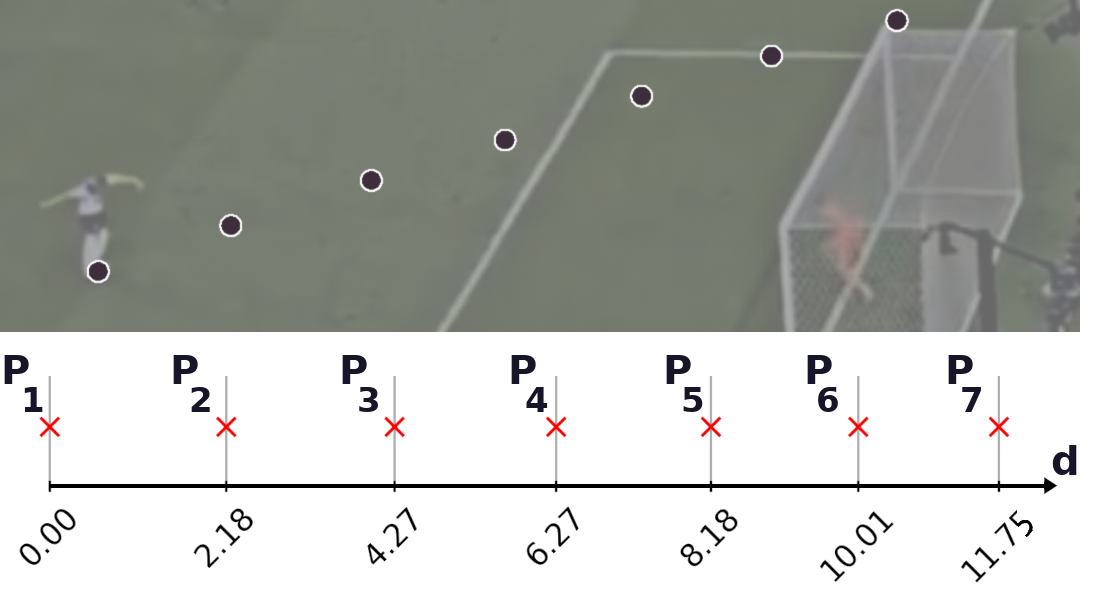
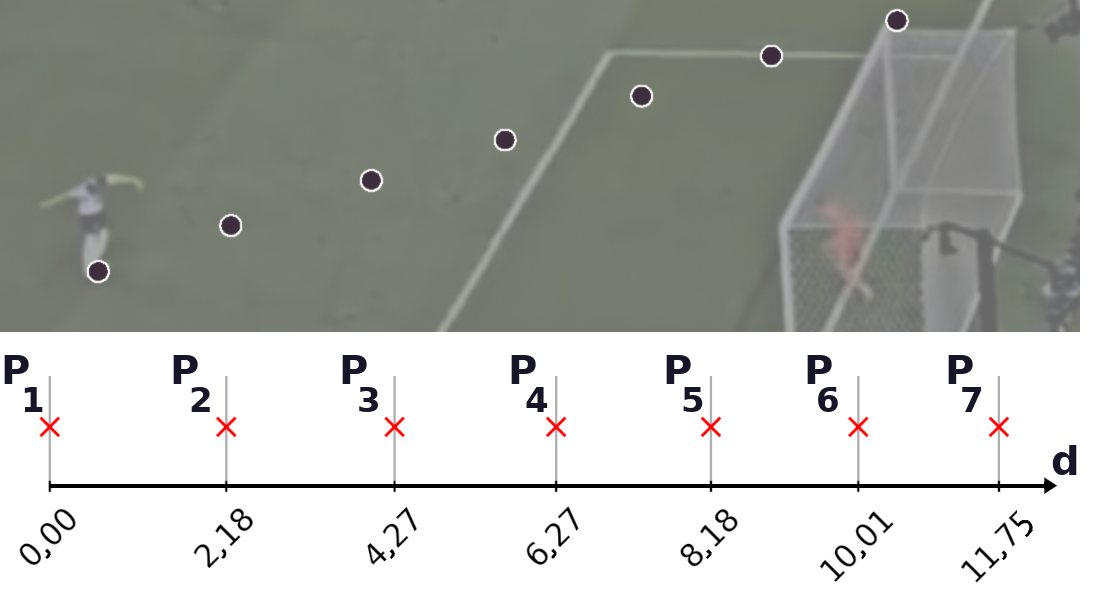
Revision of a layered (1100, 593) image; what changed, layer by layer:
painted on "position_balle_penalty.png" over box(45, 549, 1007, 560)
